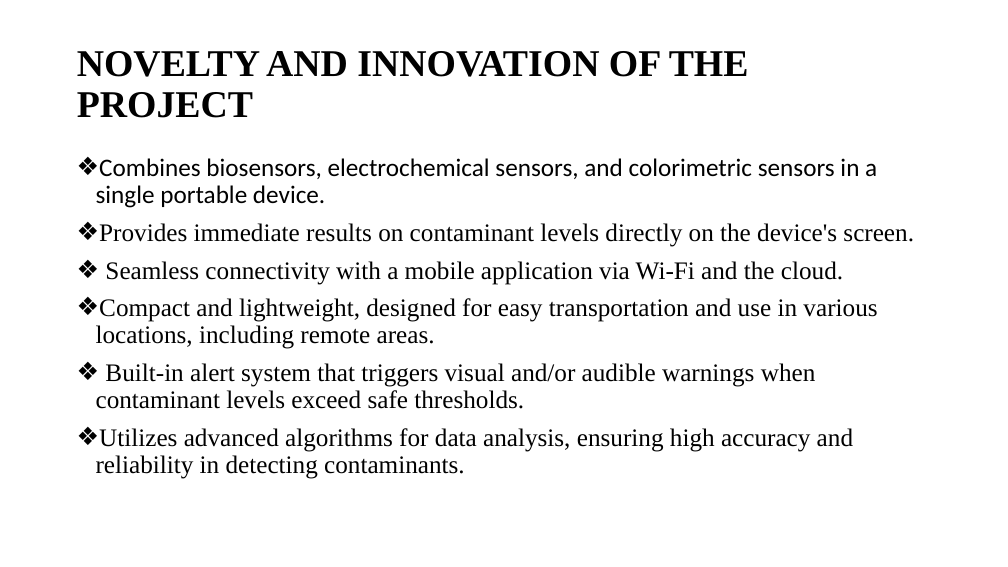
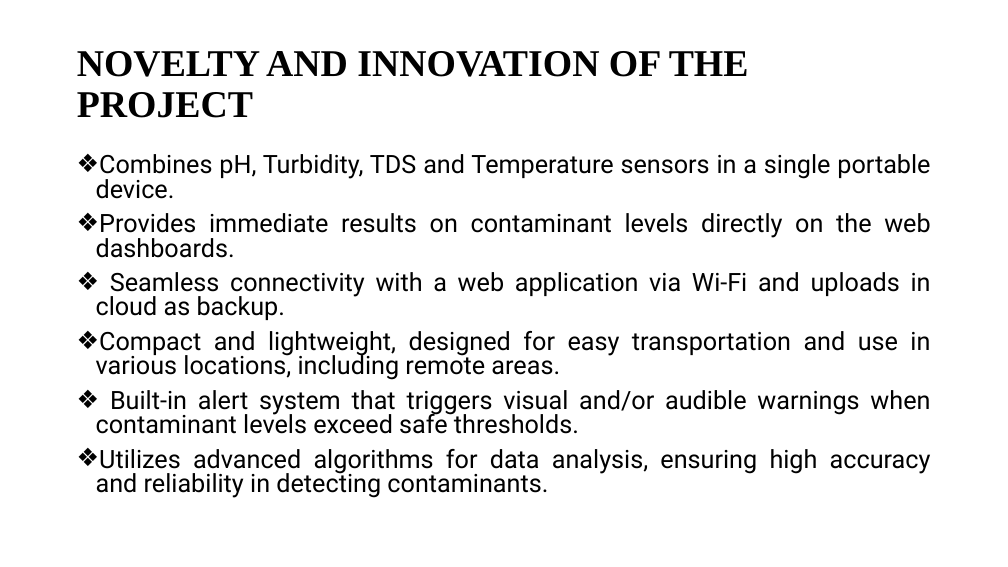
Before and after one commit to Saravanakumar2003/HydroSense, a slide deck: slide 12 of docs/presentation/1st Review.ppt. Drawn at 1008x567 pixels with LibreOffice and Linux fonts; fonts in the diff are those of the drawing. Boxes give left, top, right and bottom in pixels: in the first picture for what was removed or moved away, otherwise in the second. Text is boxed around its words. In the diff, an @@ line names an element or a change of style, - is before the commit and + after.

Commit message:
Refactor: Enhance Settings and Hardware pages; validate sensor data URL and implement buzzer activation functionality

```diff
--- a/docs/presentation/1st Review.ppt
+++ b/docs/presentation/1st Review.ppt
@@ text at <box>96,154,931,320</box>: text changed; font Times New Roman to Roboto @@
-❖ Combines biosensors, electrochemical sensors, and colorimetric sensors in a single portable device.
-❖ Provides immediate results on contaminant levels directly on the device's screen.
-❖ Seamless connectivity with a mobile application via Wi-Fi and the cloud.
+❖ Combines pH, Turbidity, TDS and Temperature sensors in a single portable device.
+❖ Provides immediate results on contaminant levels directly on the web dashboards.
+❖ Seamless connectivity with a web application via Wi-Fi and uploads in cloud as backup.
@@ text at <box>96,331,931,498</box>: font Times New Roman to Roboto in "Compact and lightweight, designed for easy transportation ...", "Built-in alert system that triggers visual and/or ...", "Utilizes advanced algorithms for data analysis, ensuring ..."; alignment left to justified; line spacing 0.9 to 0.8 @@
```
Also in this commit, not shown: 4 other slides changed, 7 other files.
